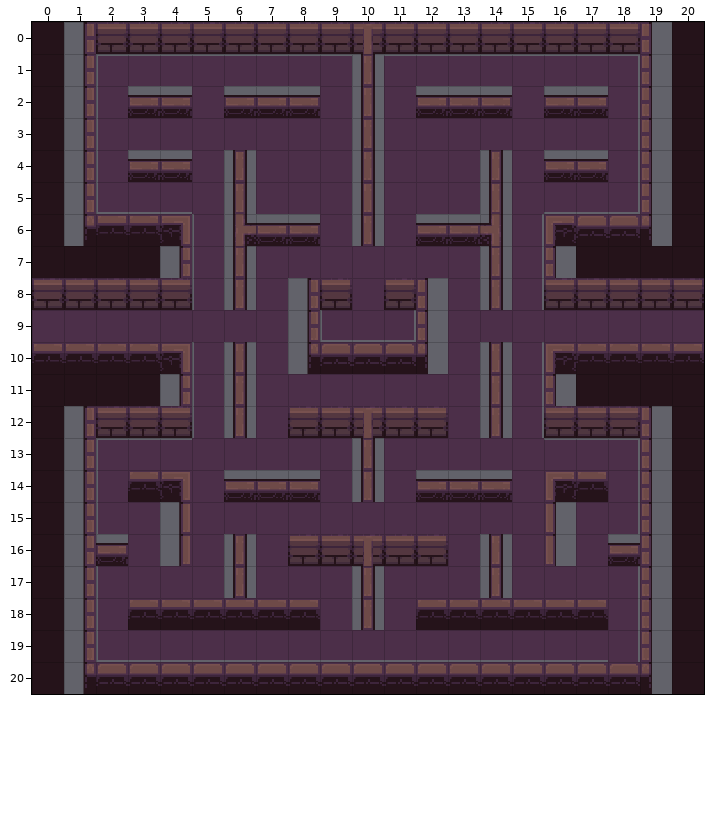
Tiled map: maps/untitled.tmx. Above, as it was before the edit.
Cells are 36x36 px. Shown: x 0..20, y 0..20. The commit also replaced the tileset; all pictures use the new one.
Now the later version:
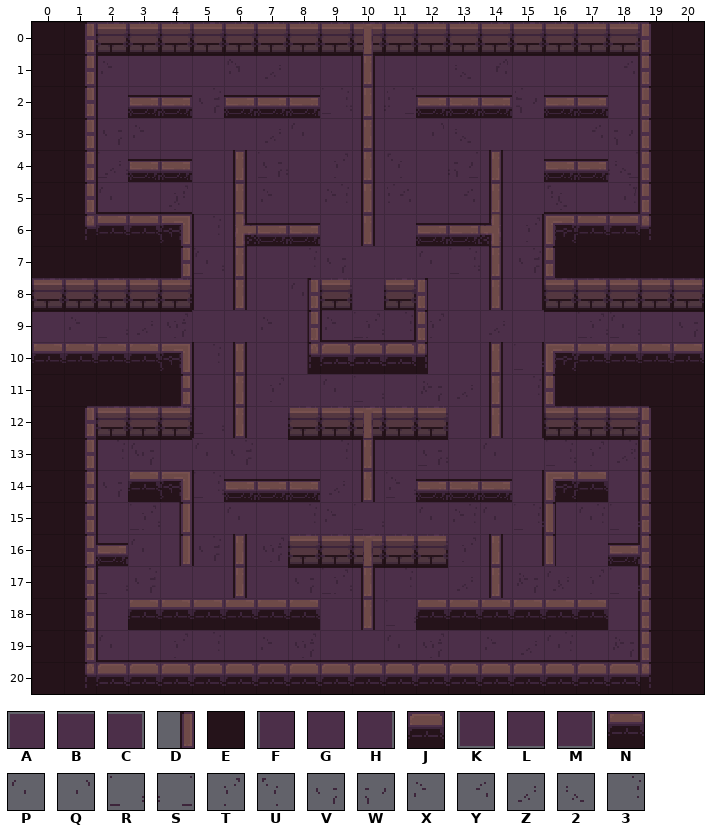
Key: from "dungeon sei la": A 3, B 4, C 5, D 7, E 8, F 10, G 11, H 12, J 15, K 17, L 18, M 19, N 24, P 28, Q 28 flipped left-right, R 29, S 29 flipped left-right, T 30, U 30 flipped left-right, V 31, W 31 flipped left-right, X 32, Y 32 flipped left-right, Z 33, 2 33 flipped left-right, 3 34.
_ is an empty cell.
Tiles replaced or removed in this view: A, B, C, D, F, G, H, J, K, L, M.
Tiles of an added or newly shown layer are drawn over the layers below it.
From old to new:
Changed rows in their new state; . is an unchanged cell.
Layer "ground2" (added):
first column x 0:
 1 ..EEEEEEEEEEEEEEEEE..
 2 ..E...............E..
 3 ..E...............E..
 4 ..E...............E..
 5 ..EEE...........EEE..
 6 .....E.........E.....
 7 .....E.........E.....
 8 .....E.........E.....
 9 EEEEE....EEE....EEEEE
10 .....E.........E.....
11 .....E.........E.....
12 .....E.........E.....
13 ..EEE...EEEEE...EEE..
14 ..E..E.........E..E..
15 ..E..E.........EA.E..
16 ..E..EG.......GE..E..
17 ..E.....EEEEE.G...E..
18 ..E.......G.......E..
19 ..EEEEEEEEEEEEEEEEE..
Layer "ground":
first column x 0:
 0 .E.................E.
 1 .EABBBBBBBBBBBBBBBCE.
 2 .EFGG.GGG.G.GGG.GGHE.
 3 .EF.......G.......HE.
 4 .EFGG.G...G...G.GGHE.
 5 .EKLL.G...G...G.LLME.
 6 .E...FGGG.G.GGGH...E.
 7 ....EFG.......GHE....
 8 .....FG.H...F.GH.....
 9 BBBBB...HKLMG...BBBBB
10 .....FG.G...F.GH.....
11 ....EFG.......GHE....
12 .E...FG.......GH...E.
13 .EABB...BBBBB...BBCE.
14 .EF..FGGG.G.GGGH..HE.
15 .EF.GF.........HF.HE.
16 .EF.HF.........HF.HE.
17 .EF...G.BBBBB.....HE.
18 .EF...............HE.
19 .EKLLLLLLLLLLLLLLLME.
20 .E.................E.
Layer "groundDetails" (added):
first column x 1:
 1 .....P.......Q......
 4 .R...............S..
 5 ...T...........U.3..
 6 ....3.........T.....
 7 ....R.........V.....
 9 X..V....XR......TR.V
10 ..............R.....
11 ..............3.....
13 ..V.....3..V...3.3..
14 ....R...............
15 ..............R..R..
16 ....V...............
17 .R.....VR.3.........
19 .P.T3.XT..PV...3.X..
Layer "groundDetails2" (added):
first column x 2:
 1 X...XZ.....2Y...Y
 3 V...............W
 4 Z...............2
 5 P.Z...........2.Q
 7 ...P.........3...
 8 ......P..........
 9 RZT.....T3T....RP
10 ...3.............
12 ...R.............
13 3P........R...RTZ
14 V..3.............
15 .............3...
16 ...3.............
17 .......T........R
19 ......V...T.XZP.V
Layer "wallsDrawing":
first column x 0:
 1 ..________.________..
 2 .._..............._..
 3 .._..............._..
 4 .._..............._..
 5 ..___...........___..
 6 ....._........._.NN..
 7 ....._........._.....
 8 ....._........._.....
 9 _____....___...._____
10 ....._........._.....
11 ....._........._.....
12 ....._........._.....
13 ..___...__.__...___..
14 .._.._........._.._..
15 .._.._........._.._..
16 ....._........._.....
17 .._.....__.__....._..
18 .._..............._..
19 .._________________..
Pixel boxes of the changes (left, top, right, bottom) in both pictures:
changed: (32, 22, 704, 694)
